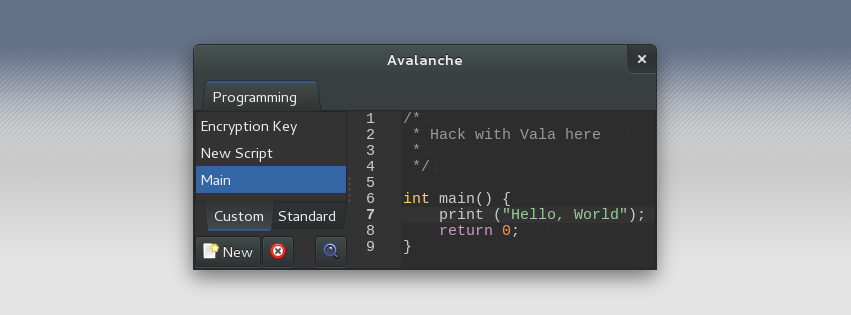
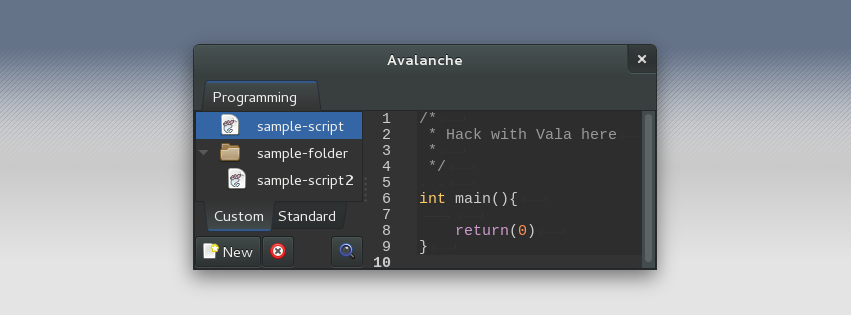
Layer changes from the first w=851, h=315 image to the second:
added layer "Pasted Layer #3" above "Pasted Layer" over 196, 111, 655, 268
